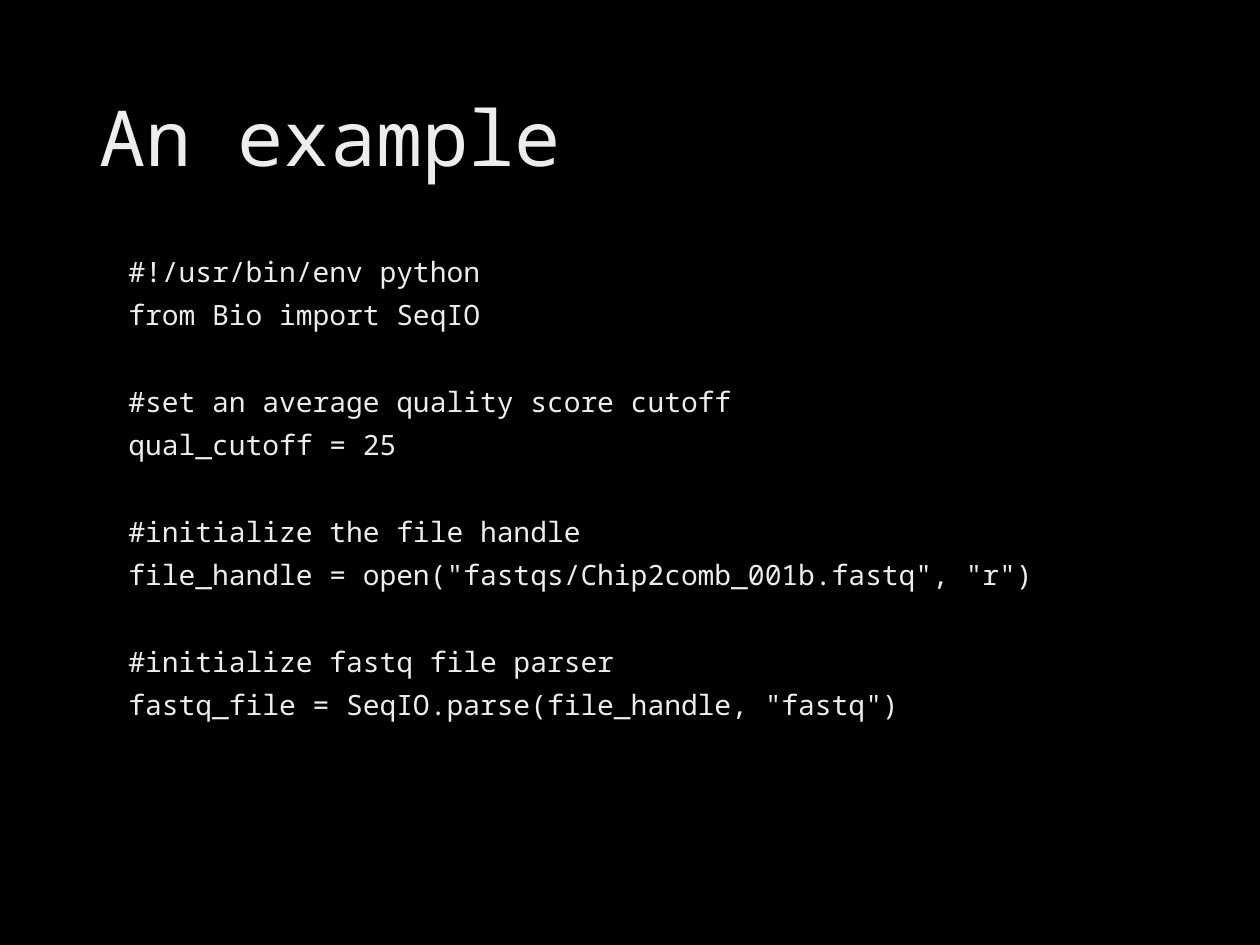
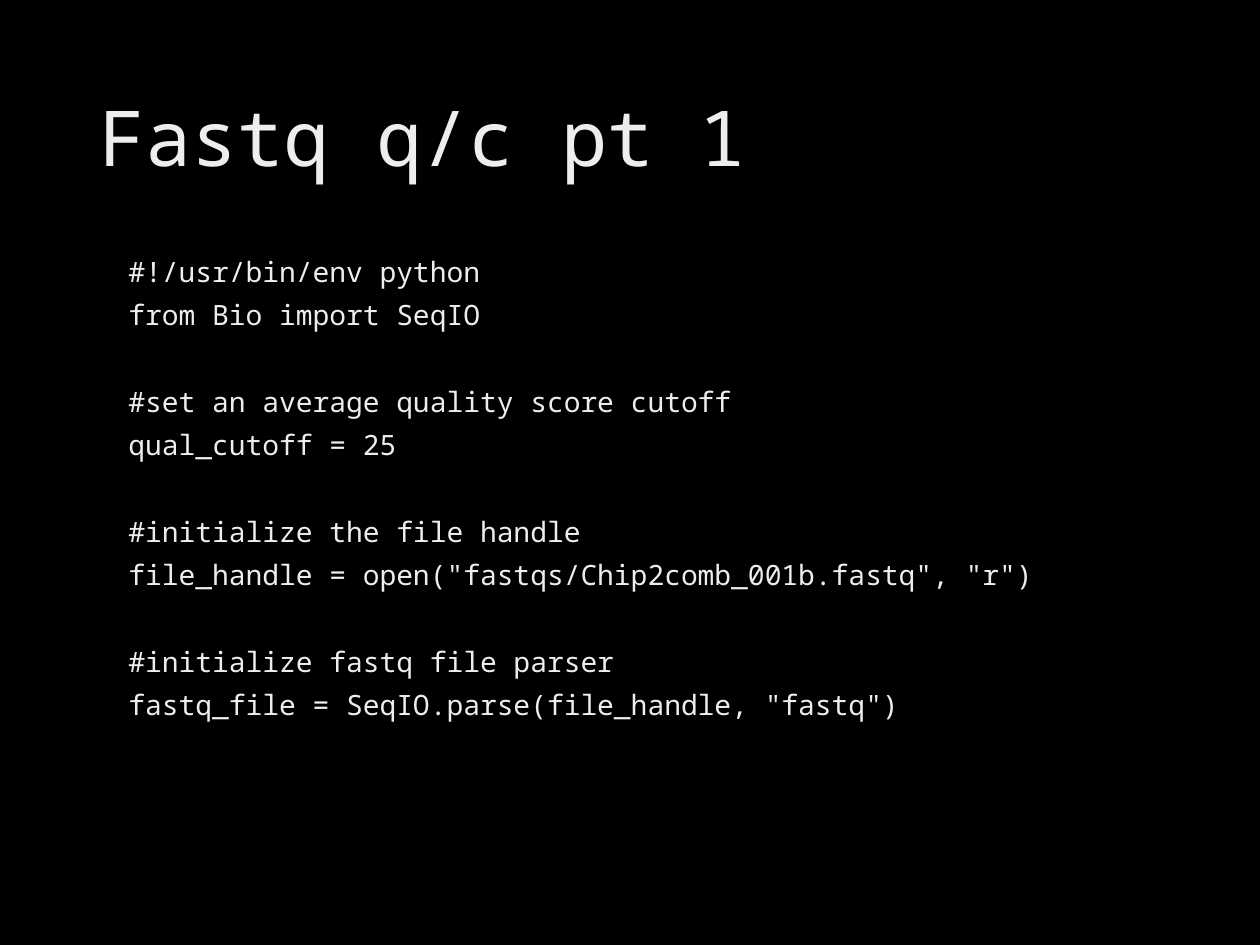
Before and after one commit to brevans/MPS_Workshop, a slide deck: slide 24 of presentations/intro python.pptx (slide 22 before the commit). Drawn at 1260x945 pixels with LibreOffice and Linux fonts; fonts in the diff are those of the drawing; background and template pictures are left out. Boxes give left, top, right and bottom in pixels: in the first picture for what was removed or moved away, otherwise in the second. Text is boxed around its words. In the diff, an @@ line names an element or a change of style, - is before the commit and + after.

Commit message:
added overview, another biopy example

```diff
--- a/presentations/intro python.pptx
+++ b/presentations/intro python.pptx
@@ title at (x1=99, y1=111, x2=746, y2=185): text changed @@
-An example
+Fastq q/c pt 1
```
Also in this commit, not shown: 6 other slides changed, 3 slides added.
